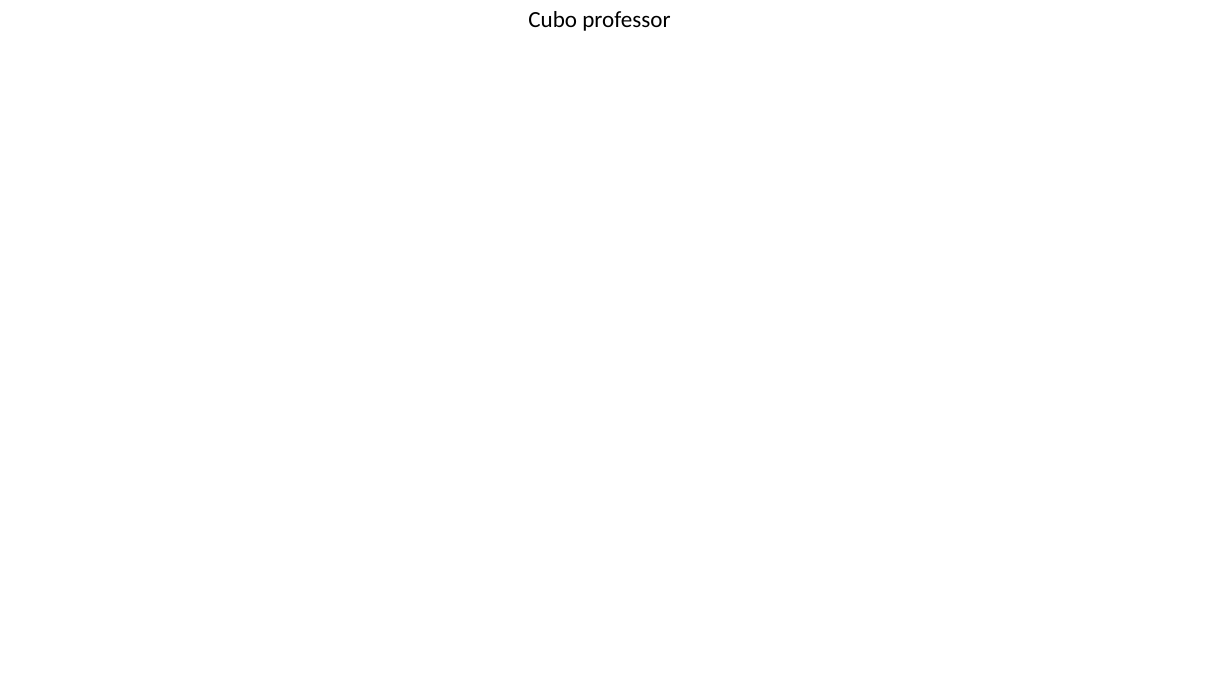
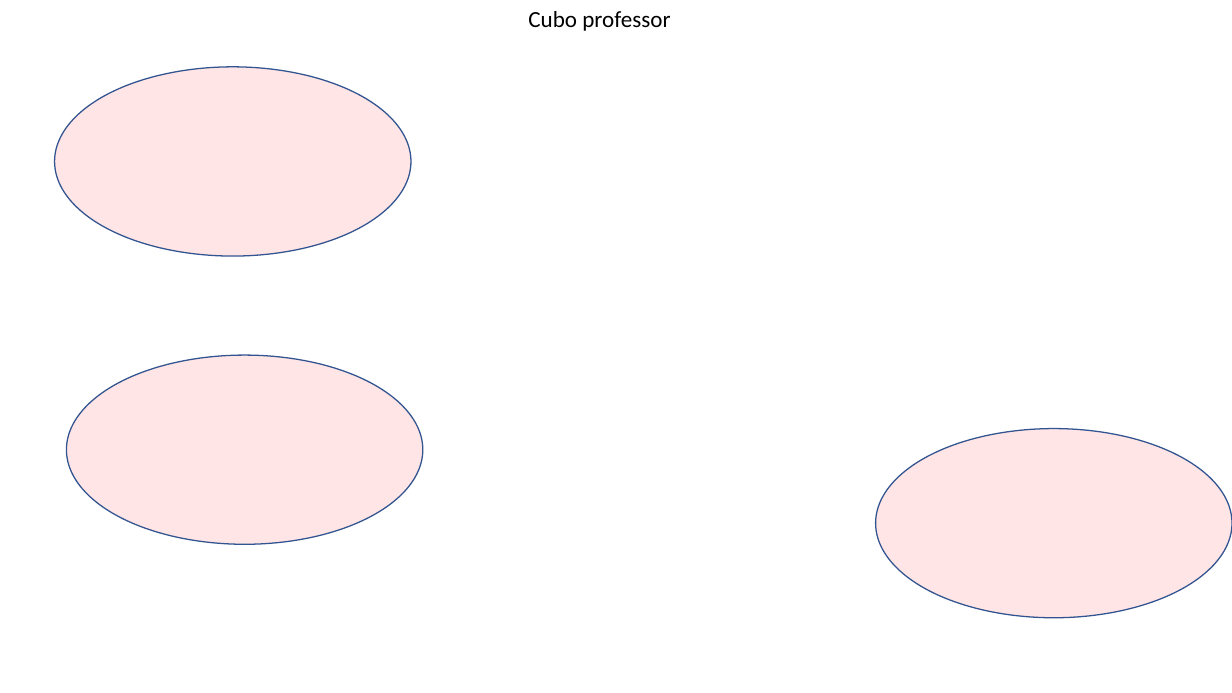
Before and after one commit to vinicius-silva-ep/Desafio-PNP, a slide deck: slide 1 of FLUXO.pptx. Drawn at 1232x693 pixels with LibreOffice and Linux fonts; fonts in the diff are those of the drawing; background and template pictures are left out. Boxes give left, top, right and bottom in pixels: in the first picture for what was removed or moved away, otherwise in the second. Text is boxed around its words. In the diff, an @@ line names an element or a change of style, - is before the commit and + after.

```diff
--- a/FLUXO.pptx
+++ b/FLUXO.pptx
@@ ellipse added at box(55, 67, 411, 256), fill #FF0000 at 10% opacity, outline #325491 1 pt @@
@@ ellipse added at box(67, 355, 423, 544), fill #FF0000 at 10% opacity, outline #325491 1 pt @@
@@ ellipse added at box(876, 429, 1232, 618), fill #FF0000 at 10% opacity, outline #325491 1 pt @@
```
Also in this commit, not shown: 2 other files.
